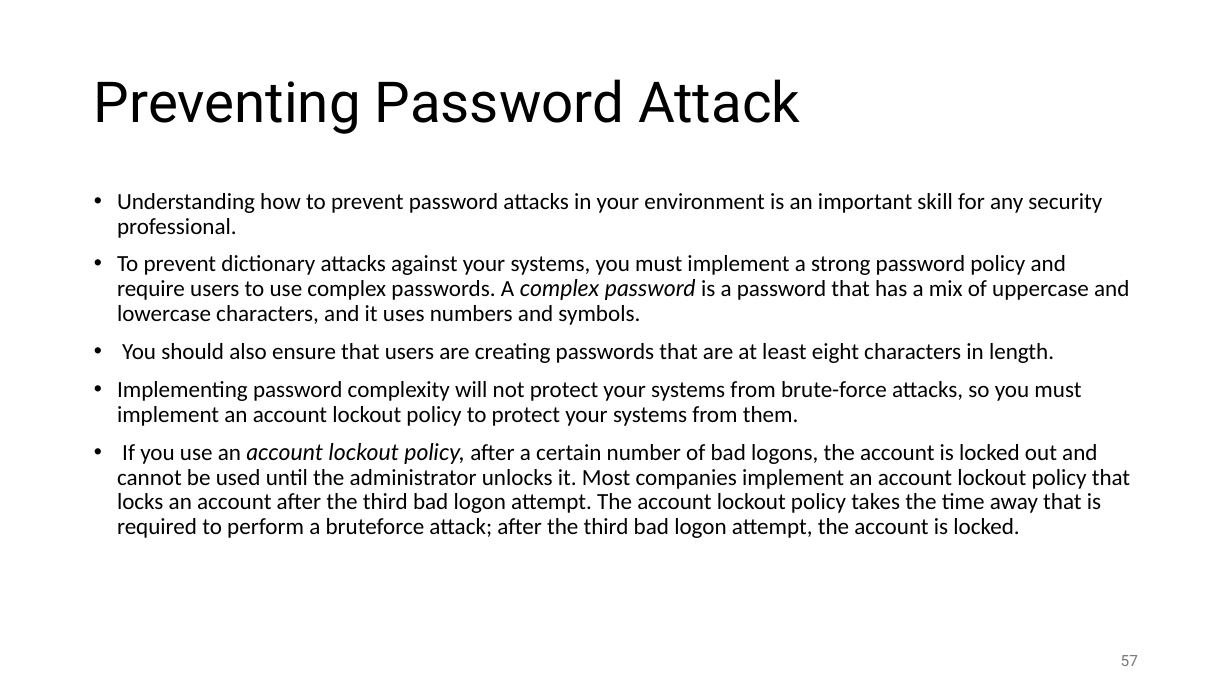
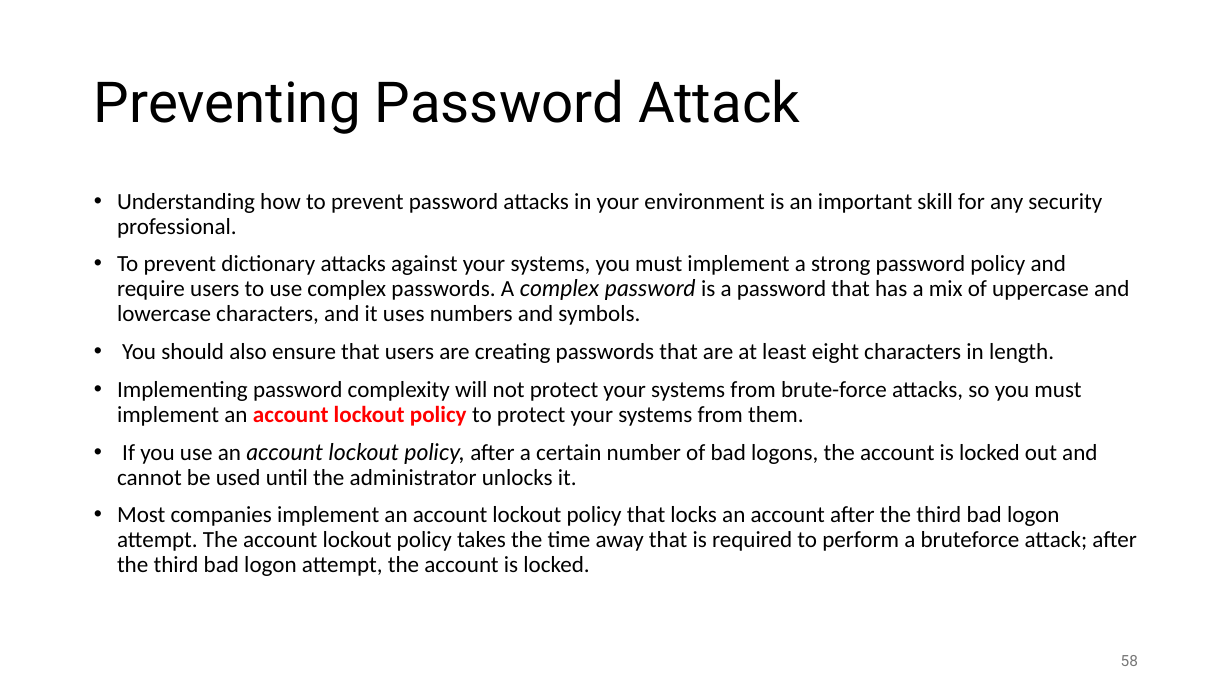
Before and after one commit to shakiliitju/M.Sc-in-ICT, a slide deck: slide 58 of Semester 2/Applied Cyber Security/Lecture/L4.pptx (slide 57 before the commit). Drawn at 1232x693 pixels with LibreOffice and Linux fonts; fonts in the diff are those of the drawing. Boxes give left, top, right and bottom in pixels: in the first picture for what was removed or moved away, otherwise in the second. Text is boxed around its words. In the diff, an @@ line names an element or a change of style, - is before the commit and + after.

```diff
--- a/Semester 2/Applied Cyber Security/Lecture/L4.pptx
+++ b/Semester 2/Applied Cyber Security/Lecture/L4.pptx
@@ text at [117, 381, 1081, 426]: text colour #000000 to #FF0000, bold on in "account lockout policy" @@
@@ text at [117, 443, 1136, 576]: text changed @@
-• If you use an account lockout policy, after a certain number of bad logons, the account is locked out and cannot be used until the administrator unlocks it. Most companies implement an account lockout policy that locks an account after the third bad logon attempt. The account lockout policy takes the time away that is required to perform a bruteforce attack; after the third bad logon attempt, the account is locked.
+• If you use an account lockout policy, after a certain number of bad logons, the account is locked out and cannot be used until the administrator unlocks it.
+• Most companies implement an account lockout policy that locks an account after the third bad logon attempt. The account lockout policy takes the time away that is required to perform a bruteforce attack; after the third bad logon attempt, the account is locked.
@@ page number at [1121, 655, 1138, 666]: text changed @@
-57
+58
```
Also in this commit, not shown: 4 other slides changed, 1 slide added, 8 other files.
